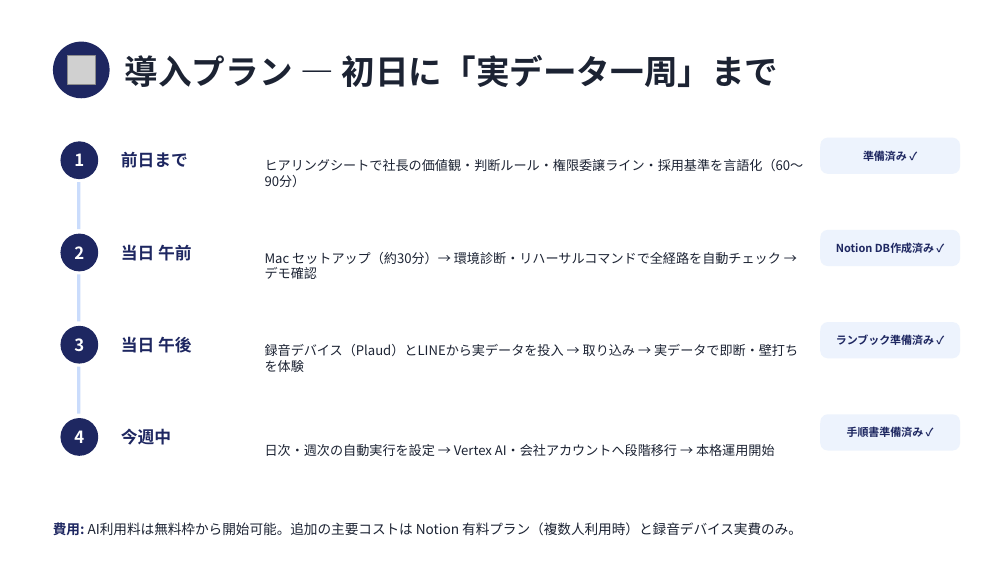
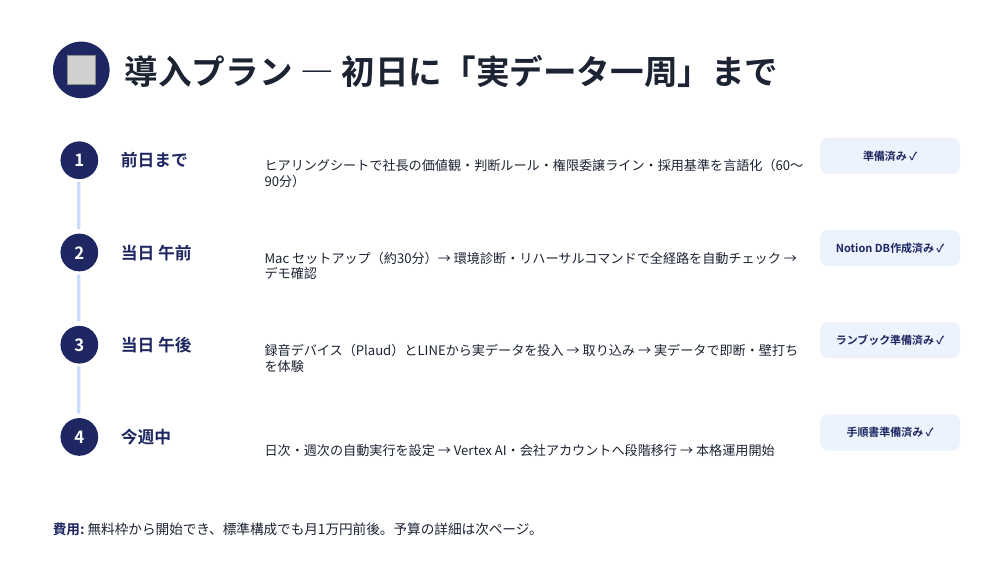
Before and after one commit to oshiyamad-blip/executive-clone-ai, a slide deck: slide 8 of docs/presentation.pptx. Drawn at 1008x567 pixels with LibreOffice and Linux fonts; fonts in the diff are those of the drawing; grey boxes stand for pictures. Boxes give left, top, right and bottom in pixels: in the first picture for what was removed or moved away, otherwise in the second. Text is boxed around its words. In the diff, an @@ line names an element or a change of style, - is before the commit and + after.

```diff
--- a/docs/presentation.pptx
+++ b/docs/presentation.pptx
@@ text at (53, 522, 543, 535): text changed @@
-費用: AI利用料は無料枠から開始可能。追加の主要コストは Notion 有料プラン（複数人利用時）と録音デバイス実費のみ。
+費用: 無料枠から開始でき、標準構成でも月1万円前後。予算の詳細は次ページ。
```
Also in this commit, not shown: 1 other slide changed, 1 slide added.
